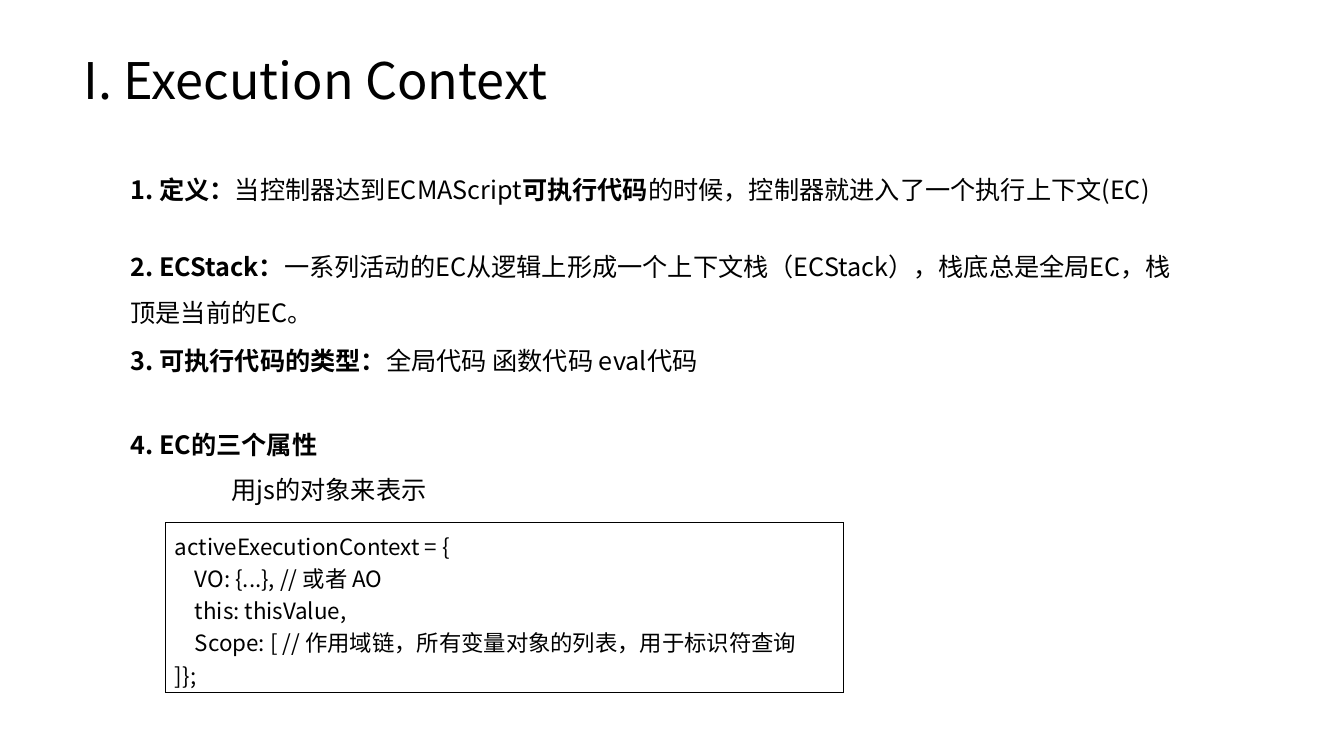
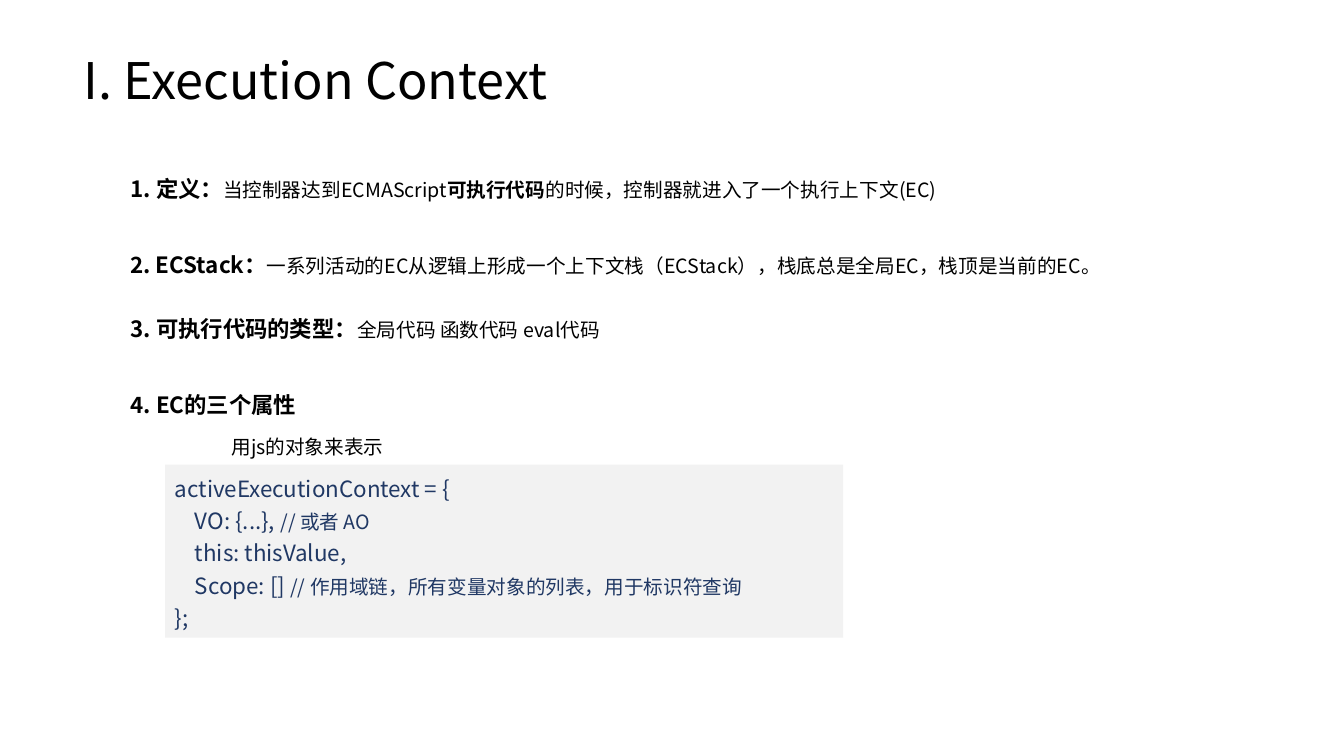
Before and after one commit to timeless15/timeless15.github.io, a slide deck: slide 3 of scope.pptx. Drawn at 1344x756 pixels with LibreOffice and Linux fonts; fonts in the diff are those of the drawing. Boxes give left, top, right and bottom in pixels: in the first picture for what was removed or moved away, otherwise in the second. Text is boxed around its words. In the diff, an @@ line names an element or a change of style, - is before the commit and + after.

```diff
--- a/scope.pptx
+++ b/scope.pptx
@@ text "1. 定义：当控制器达到ECMAScript可执行代码的时候，控制器就进入了一个执行上下文(EC)" at [131, 178, 936, 202]: size 18 to 16 pt in "1. 定义：当控制器达到ECMAScript可执行代码的时候，控制器就进入了一个执行上下文(EC)"; size 18 to 14 pt in "定义：当控制器达到ECMAScript可执行代码的时候，控制器就进入了一个执行上下文(EC)" @@
@@ text "2. ECStack：一系列活动的EC从逻辑上形成一个上下文栈（ECStack），栈底总是全局EC，栈顶是当前的EC。" at [131, 255, 1101, 275]: size 18 to 16 pt in "2. ECStack：一系列活动的EC从逻辑上形成一个上下文栈（ECStack），栈底总是全局EC，栈顶是当前的EC。"; size 18 to 14 pt in "ECStack：一系列活动的EC从逻辑上形成一个上下文栈（ECStack），栈底总是全局EC，栈顶是当前的EC。" @@
@@ text "3. 可执行代码的类型：全局代码 函数代码 eval代码": place and size @@
-text "3. 可执行代码的类型：全局代码 函数代码 eval代码" at [131, 348, 697, 373]
+text "3. 可执行代码的类型：全局代码 函数代码 eval代码" at [131, 318, 600, 339]
@@ text "3. 可执行代码的类型：全局代码 函数代码 eval代码" at [131, 318, 600, 339]: size 18 to 16 pt in "3. 可执行代码的类型：全局代码"; size 18 to 14 pt in "可执行代码的类型：全局代码 函数代码 eval代码" @@
@@ text "4. EC的三个属性": place and size @@
-text "4. EC的三个属性" at [131, 432, 426, 505]
+text "4. EC的三个属性" at [131, 394, 383, 459]
@@ text "4. EC的三个属性" at [131, 394, 383, 459]: size 18 to 16 pt in "4. EC的三个属性"; size 18 to 14 pt in "用js的对象来表示" @@
@@ rectangle "activeExecutionContext = {": place and size @@
-rectangle "activeExecutionContext = {" at [165, 522, 844, 693]
+rectangle "activeExecutionContext = {" at [165, 465, 844, 638]
@@ rectangle "activeExecutionContext = {" at [165, 465, 844, 638]: fill none to #F2F2F2; outline #000000 0.75 pt to none @@
@@ text in rectangle at [175, 480, 420, 565]: text colour #000000 to #203864 in "activeExecutionContext = {", "VO: {...}, // 或者 AO", "this: thisValue,"; size 16 to 14 pt in "// 或者 AO" @@
@@ text in rectangle at [195, 577, 742, 599]: text changed; size 16 to 14 pt; text colour #000000 to #203864 @@
-Scope: [ // 作用域链，所有变量对象的列表，用于标识符查询
-]};
+Scope: [] // 作用域链，所有变量对象的列表，用于标识符查询
+};
```
Also in this commit, not shown: 4 other slides changed, 10 slides added, 1 slide removed, 8 other files.
